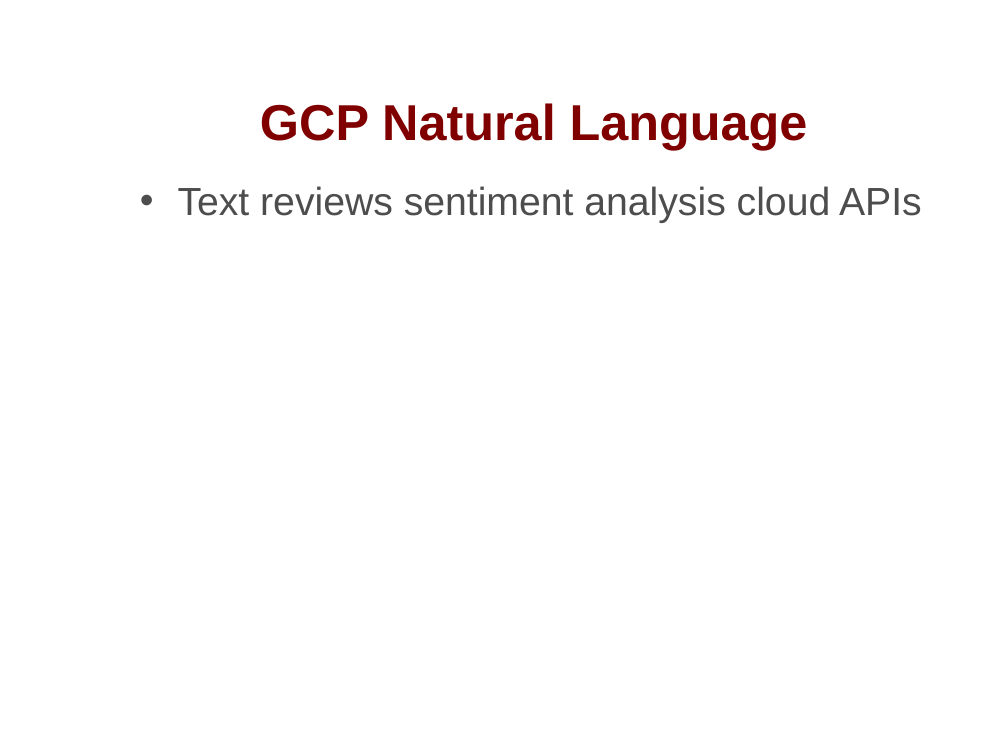
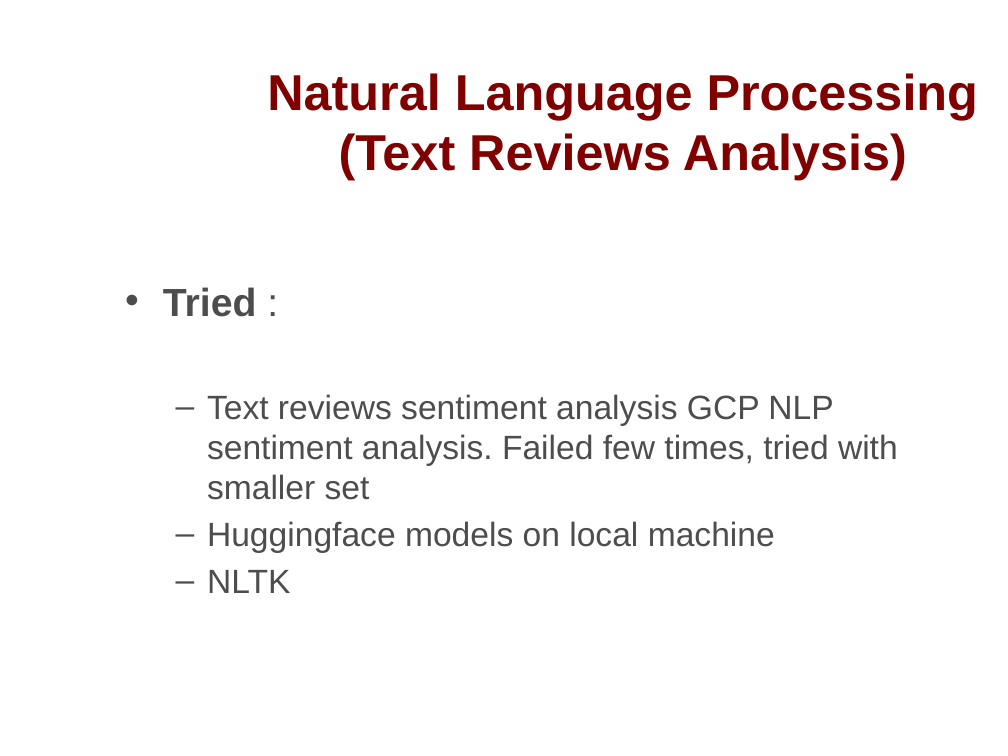
Before and after one commit to anmolmore/evolent-health, a slide deck: slide 7 of Anmol_More_Presentation.pptx. Drawn at 1008x756 pixels with LibreOffice and Linux fonts; fonts in the diff are those of the drawing; background and template pictures are left out. Boxes give left, top, right and bottom in pixels: in the first picture for what was removed or moved away, otherwise in the second. Text is boxed around its words. In the diff, an @@ line names an element or a change of style, - is before the commit and + after.

```diff
--- a/Anmol_More_Presentation.pptx
+++ b/Anmol_More_Presentation.pptx
@@ title at (267,73,978,180): text changed @@
-GCP Natural Language
+Natural Language Processing
+(Text Reviews Analysis)
@@ text at (163,287,898,593): text changed; size 28 to 24 pt @@
-• Text reviews sentiment analysis cloud APIs
+• Tried :
+  – Text reviews sentiment analysis GCP NLP sentiment analysis. Failed few times, tried with smaller set
+  – Huggingface models on local machine
+  – NLTK
```
Also in this commit, not shown: 3 other slides changed, 3 other files.
